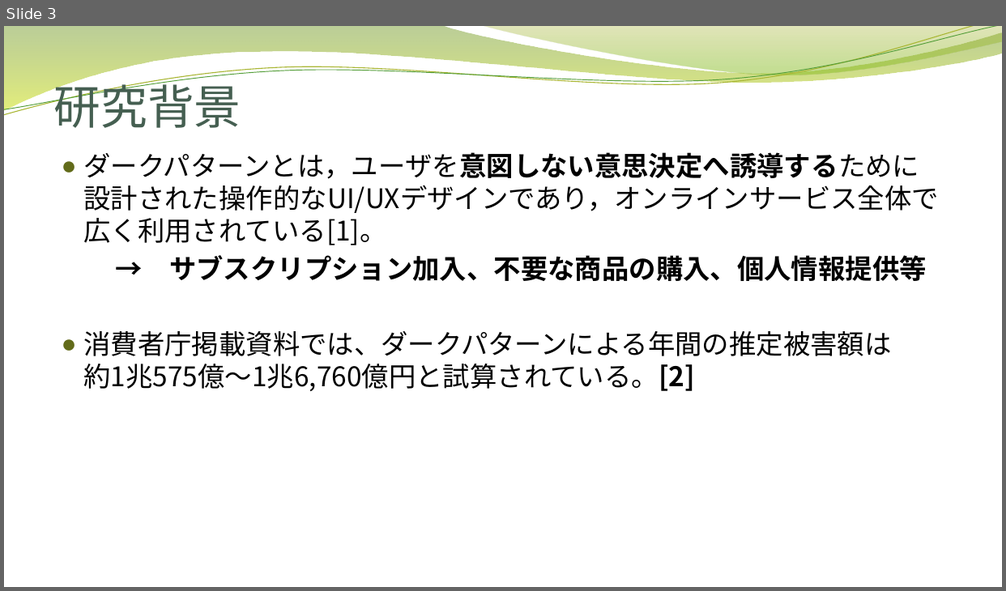
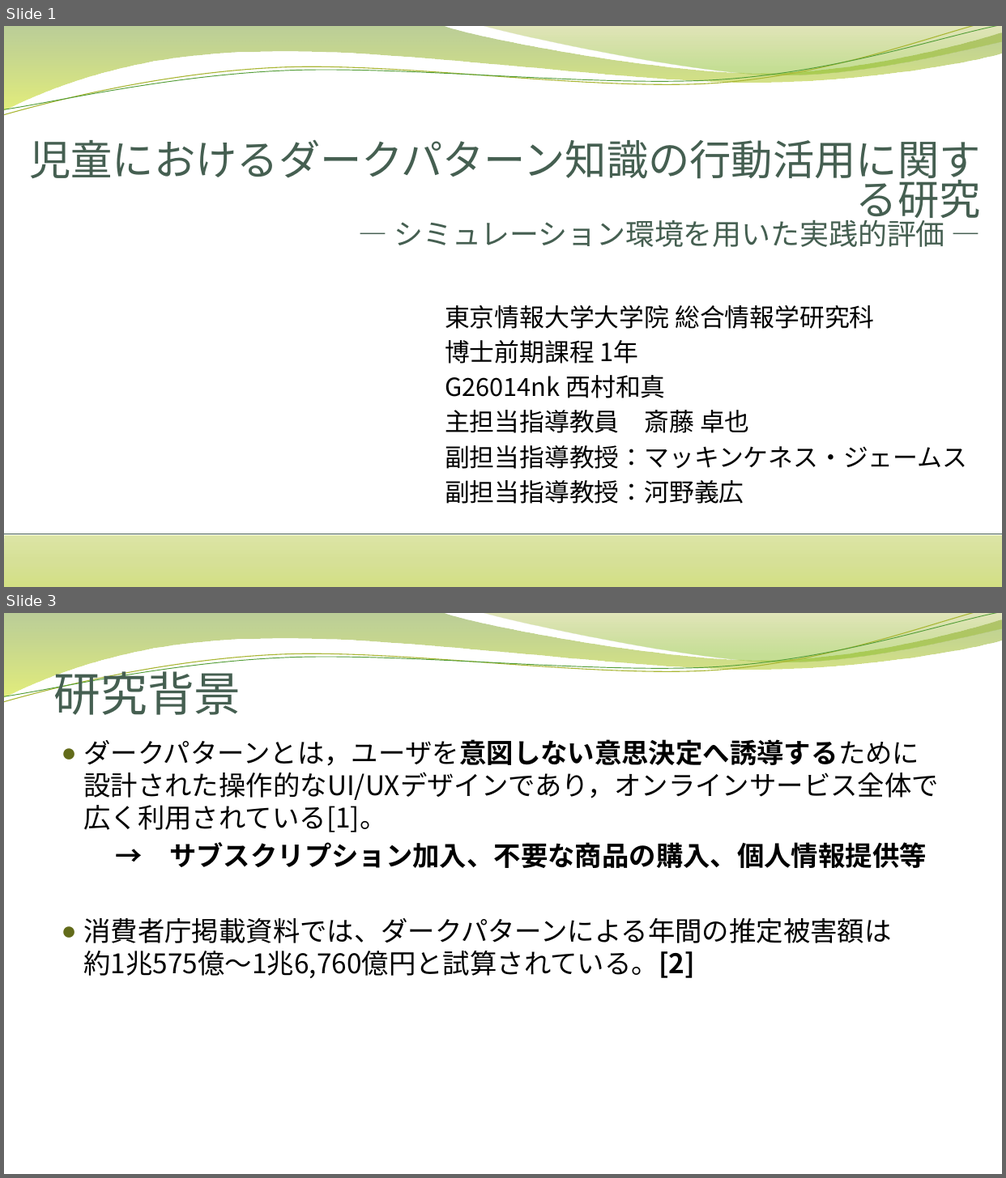
Before and after one commit to nishinekoma/graduate-school, a slide deck: 自身の研究/大学院での研究/修士論文進捗発表.pptx. Shown one above the other, each under a label of ours: slide 3 before the commit, slides 1 and 3 after it; the slides between them are not shown. The pictures are 1006x591 and 1006x1178 pixels, drawn with LibreOffice and Linux fonts; fonts in the diff are those of the drawing; background and template pictures are left out. Boxes give left, top, right and bottom in pixels: in the first picture for what was removed or moved away, otherwise in the second. Text is boxed around its words. In the diff, an @@ line names an element or a change of style, - is before the commit and + after.

```diff
--- a/自身の研究/大学院での研究/修士論文進捗発表.pptx
+++ b/自身の研究/大学院での研究/修士論文進捗発表.pptx
@@ slide 1 added at <box>4,26,1002,587</box>, background #FFFFFF; not listed: 4 template elements that a slide beside it also shows @@
@@ title added at <box>29,139,981,247</box>, 40 pt, text #455F51 @@
+児童におけるダークパターン知識の行動活用に関する研究
+― シミュレーション環境を用いた実践的評価 ―
@@ subtitle added at <box>445,305,967,504</box>, 24 pt, text #000000 @@
+東京情報大学大学院 総合情報学研究科
+博士前期課程 1年
+G26014nk 西村和真
+主担当指導教員 斎藤 卓也
+副担当指導教授：マッキンケネス・ジェームス
+副担当指導教授：河野義広
@@ rectangle added at <box>4,535,1002,587</box>, fill gradient #DDE6A6 to #D7E098 to #D4E084 @@
@@ line added from (4, 535) to (1002, 535), #455F51 1 pt @@
```
Also in this commit, not shown: 4 slides changed, 7 other slides added, 2 slides removed, 3 other files.
